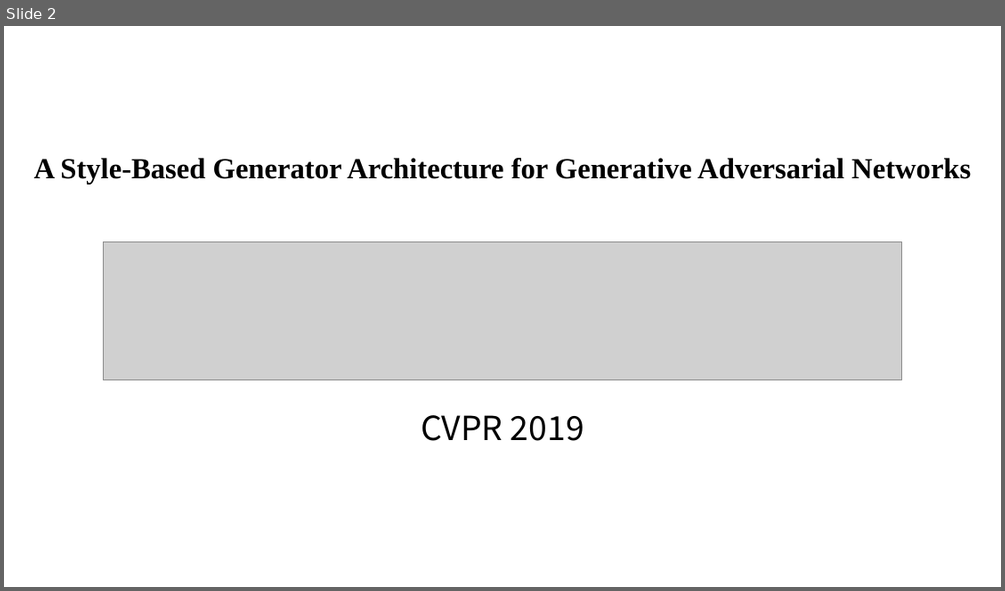
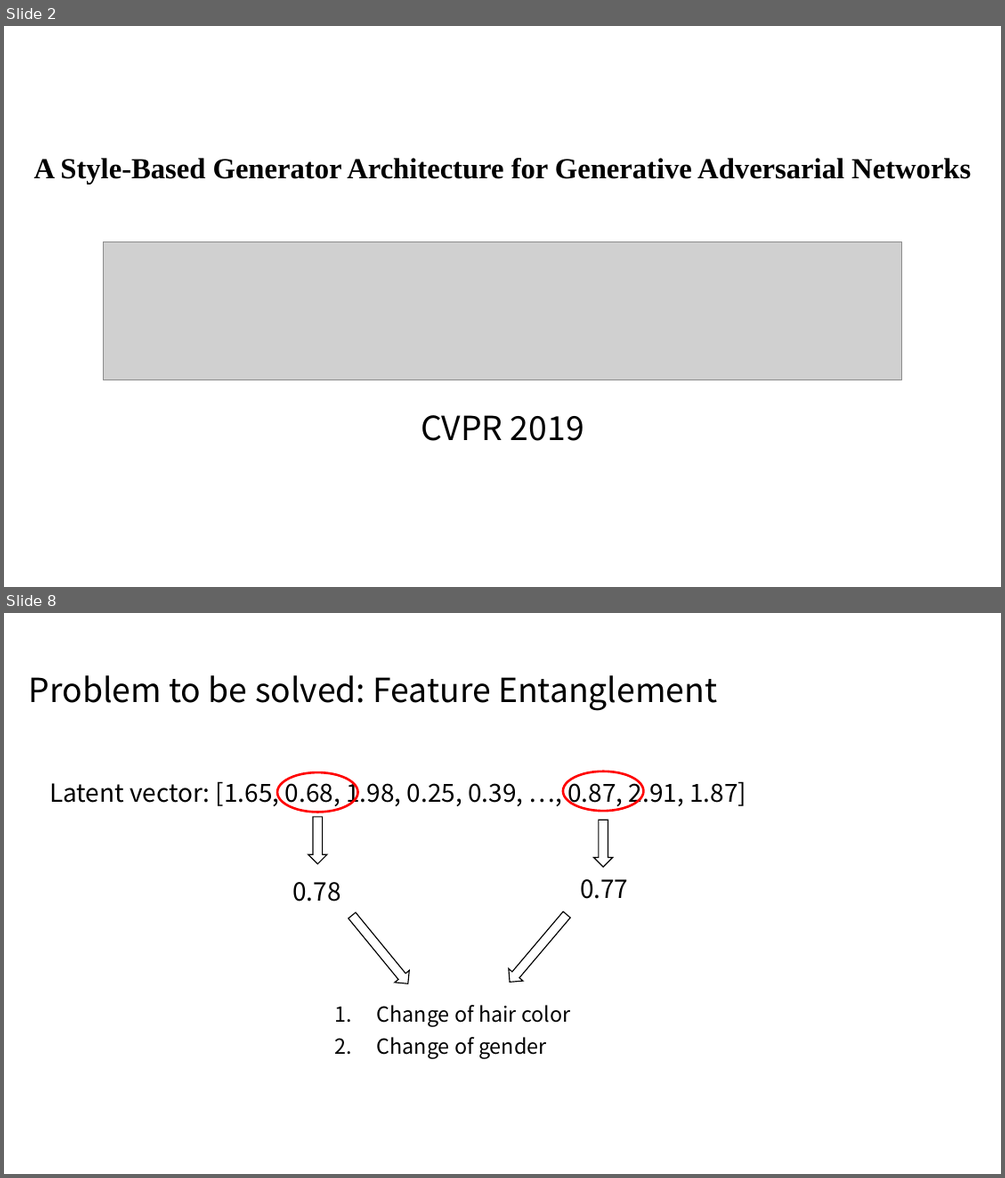
Before and after one commit to CHIANGEL/Learning-GAN, a slide deck: Presentation/A Style-Based Generator Architecture for Generative Adversarial Networks/A Style-Based Generator Architecture for Generative Adversarial Networks.pptx. Shown one above the other, each under a label of ours: slide 2 before the commit, slides 2 and 8 after it; the slides between them are not shown. The pictures are 1005x591 and 1005x1178 pixels, drawn with LibreOffice and Linux fonts; fonts in the diff are those of the drawing; grey boxes stand for pictures. Boxes give left, top, right and bottom in pixels: in the first picture for what was removed or moved away, otherwise in the second. Text is boxed around its words. In the diff, an @@ line names an element or a change of style, - is before the commit and + after.

```diff
--- a/Presentation/A Style-Based Generator Architecture for Generative Adversarial Networks/A Style-Based Generator Architecture for Generative Adversarial Networks.pptx
+++ b/Presentation/A Style-Based Generator Architecture for Generative Adversarial Networks/A Style-Based Generator Architecture for Generative Adversarial Networks.pptx
@@ slide 8 added at (x1=4, y1=613, x2=1001, y2=1174), background #FFFFFF @@
@@ title added at (x1=29, y1=675, x2=717, y2=711), 32 pt, text #000000 @@
+Problem to be solved: Feature Entanglement
@@ ellipse added at (x1=278, y1=772, x2=358, y2=811), outline #FF0000 2.25 pt @@
@@ ellipse added at (x1=563, y1=771, x2=644, y2=811), outline #FF0000 2.25 pt @@
@@ subtitle added at (x1=49, y1=777, x2=746, y2=809), 24 pt, text #000000 @@
+Latent vector: [1.65, 0.68, 1.98, 0.25, 0.39, …, 0.87, 2.91, 1.87]
@@ down arrow added at (x1=308, y1=817, x2=327, y2=864), fill #FFFFFF, outline #000000 1 pt @@
@@ down arrow added at (x1=594, y1=819, x2=613, y2=867), fill #FFFFFF, outline #000000 1 pt @@
@@ text added at (x1=580, y1=879, x2=628, y2=899), 24 pt, text #000000 @@
+0.77
@@ text added at (x1=292, y1=882, x2=340, y2=901), 24 pt, text #000000 @@
+0.78
@@ down arrow added at (x1=345, y1=909, x2=415, y2=989), fill #FFFFFF, outline #000000 1 pt @@
@@ down arrow added at (x1=502, y1=908, x2=574, y2=988), fill #FFFFFF, outline #000000 1 pt @@
@@ text added at (x1=377, y1=1005, x2=570, y2=1059), 20 pt, text #000000 @@
+1. Change of hair color
+2. Change of gender
```
Also in this commit, not shown: 2 slides changed, 15 other slides added, 1 slide removed.
